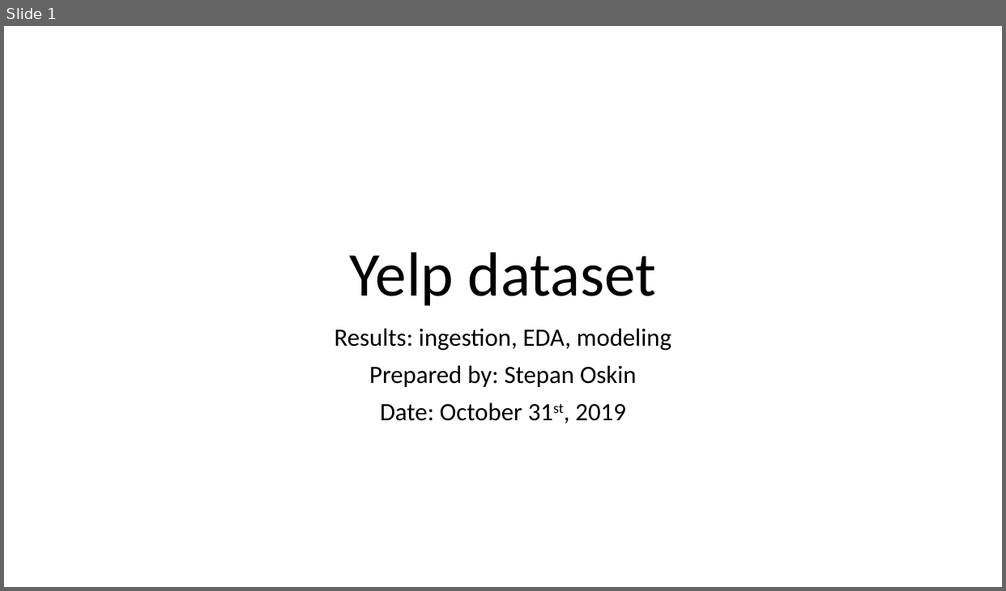
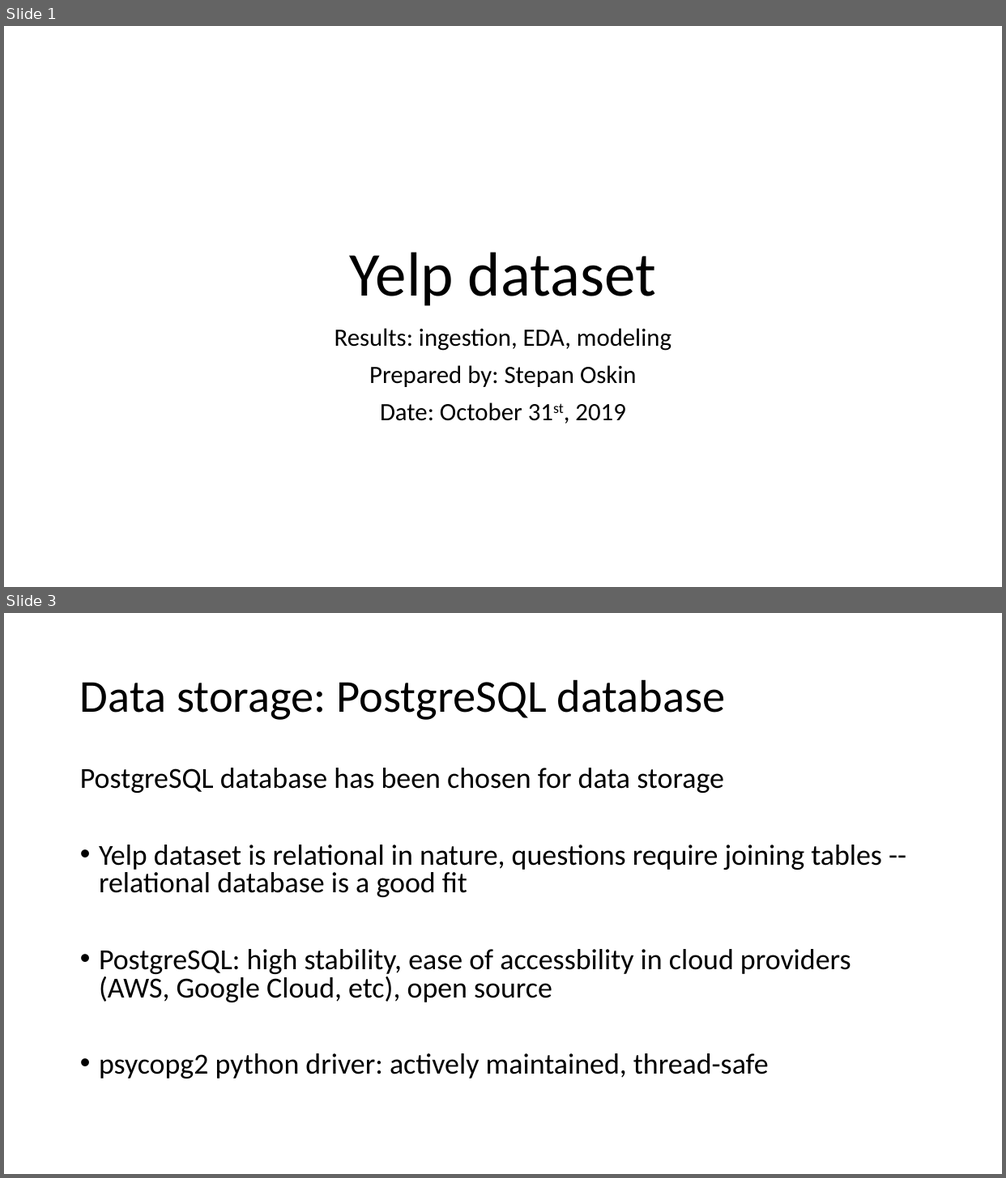
Before and after one commit to stepan-o/lift, a slide deck: presentations/Yelp_dataset_results.pptx. Shown one above the other, each under a label of ours: slide 1 before the commit, slides 1 and 3 after it; the slides between them are not shown. The pictures are 1006x591 and 1006x1178 pixels, drawn with LibreOffice and Linux fonts; fonts in the diff are those of the drawing. Boxes give left, top, right and bottom in pixels: in the first picture for what was removed or moved away, otherwise in the second. Text is boxed around its words. In the diff, an @@ line names an element or a change of style, - is before the commit and + after.

```diff
--- a/presentations/Yelp_dataset_results.pptx
+++ b/presentations/Yelp_dataset_results.pptx
@@ slide 3 added at (x1=4, y1=613, x2=1002, y2=1174), background #FFFFFF @@
@@ title added at (x1=80, y1=679, x2=726, y2=720), 44 pt, text #000000 @@
+Data storage: PostgreSQL database
@@ text added at (x1=80, y1=768, x2=882, y2=1079), 28 pt, text #000000 @@
+PostgreSQL database has been chosen for data storage
+• Yelp dataset is relational in nature, questions require joining tables -- relational database is a good fit
+• PostgreSQL: high stability, ease of accessbility in cloud providers (AWS, Google Cloud, etc), open source
+• psycopg2 python driver: actively maintained, thread-safe
```
Also in this commit, not shown: 2 slides changed, 1 other slide added.
